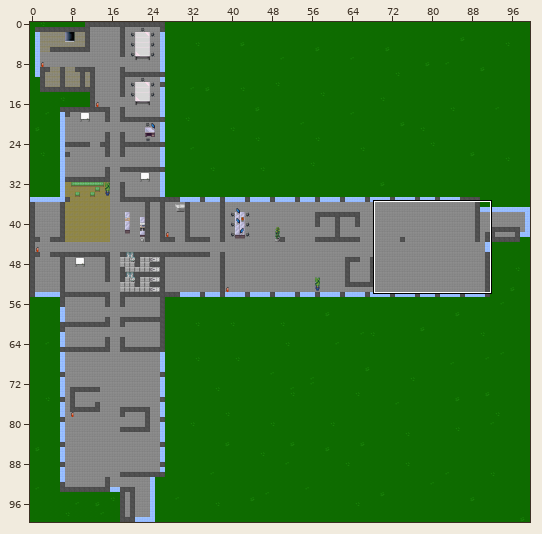
Tiled map, stored at untitled.tmx. Above: a wide view before the commit, with the close-up outlined.
Close-up. As it was:
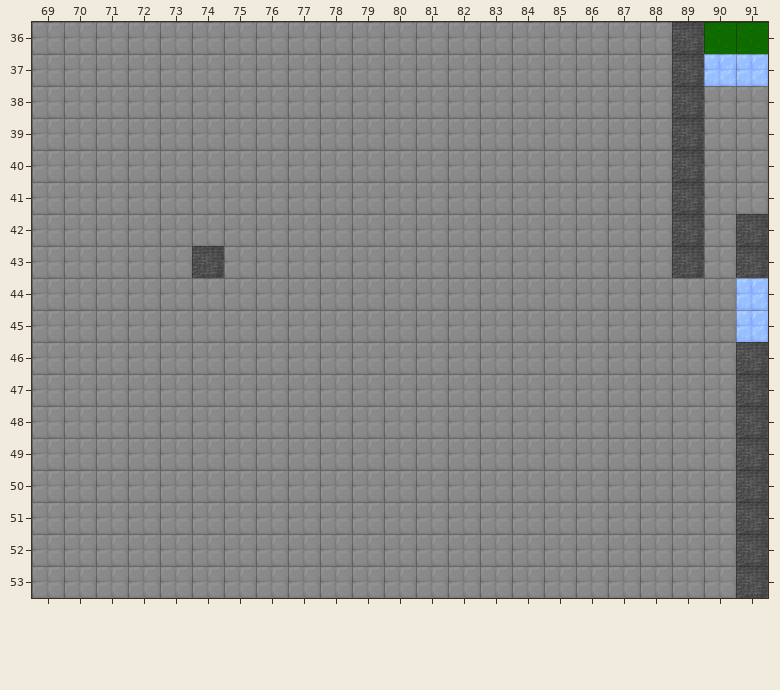
Cells are 32x32 px. Shown: x 69..91, y 36..53. The commit also changed other parts of the map, which this record leaves out.
The result:
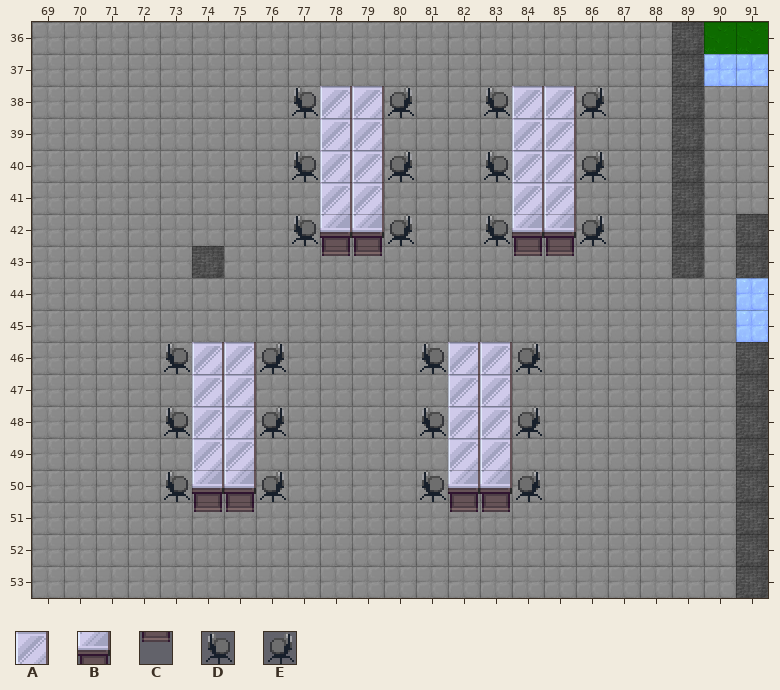
Key: from "OfficeTiles": A 52, B 68, C 84, D 114, E 115.
_ is an empty cell.
The edit:
Layer "moebel":
y 38: x 77..80 ____ -> DAAE; x 83..86 ____ -> DAAE
y 39: x 78..79 __ -> AA; x 84..85 __ -> AA
y 40: x 77..80 ____ -> DAAE; x 83..86 ____ -> DAAE
y 41: x 78..79 __ -> AA; x 84..85 __ -> AA
y 42: x 77..80 ____ -> DBBE; x 83..86 ____ -> DBBE
y 43: x 78..79 __ -> CC; x 84..85 __ -> CC
y 46: x 73..76 ____ -> DAAE; x 81..84 ____ -> DAAE
y 47: x 74..75 __ -> AA; x 82..83 __ -> AA
y 48: x 73..76 ____ -> DAAE; x 81..84 ____ -> DAAE
y 49: x 74..75 __ -> AA; x 82..83 __ -> AA
y 50: x 73..76 ____ -> DBBE; x 81..84 ____ -> DBBE
y 51: x 74..75 __ -> CC; x 82..83 __ -> CC
